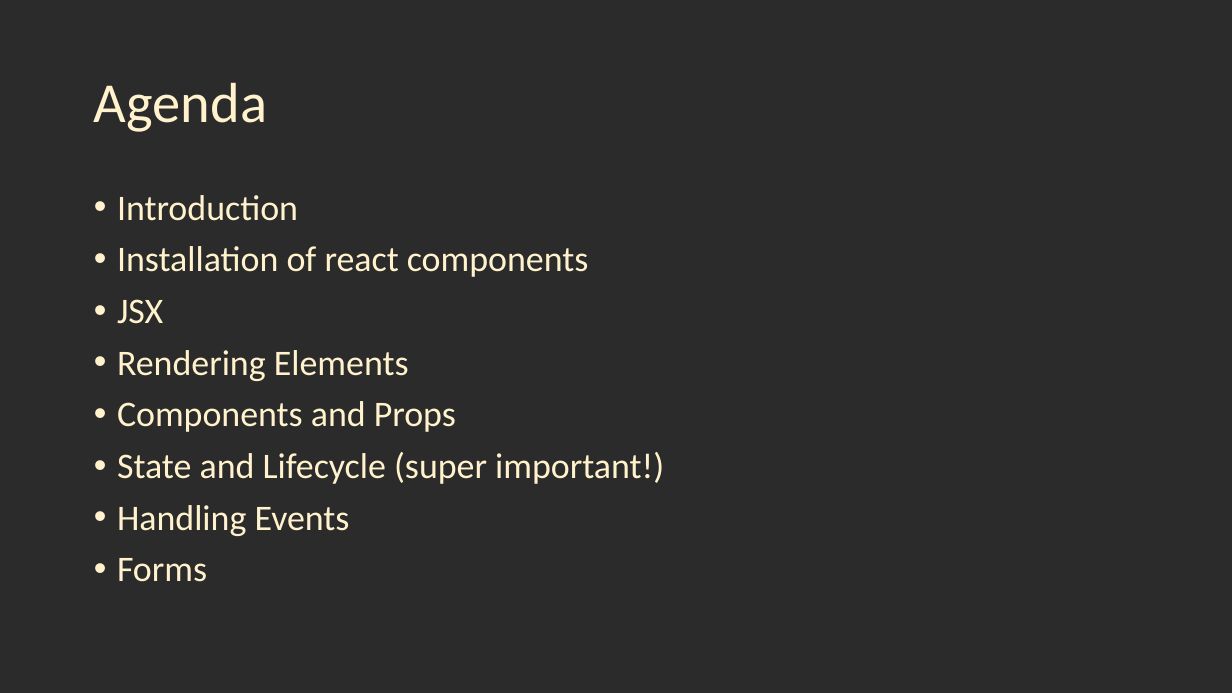
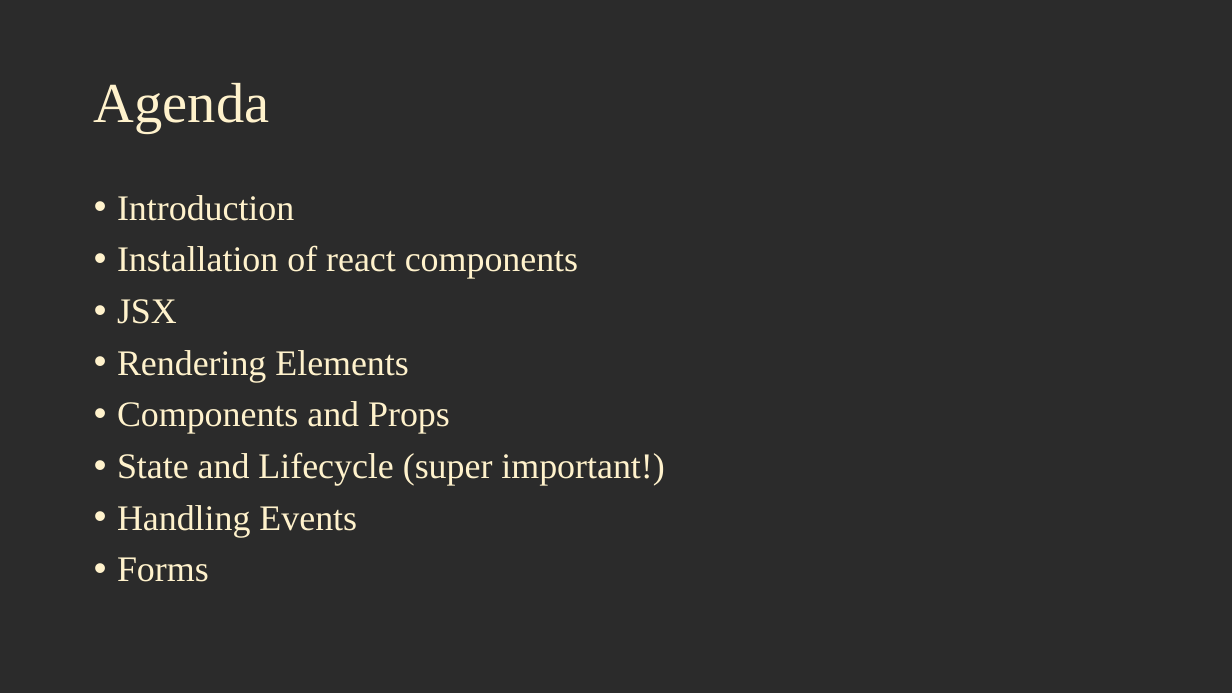
Before and after one commit to jscodebit/react_project, a slide deck: slide 3 of React Workshop.pptx. Drawn at 1232x693 pixels with LibreOffice and Linux fonts; fonts in the diff are those of the drawing; background and template pictures are left out; a plain dark background stands for a picture behind light text. Boxes give left, top, right and bottom in pixels: in the first picture for what was removed or moved away, otherwise in the second. Text is boxed around its words. In the diff, an @@ line names an element or a change of style, - is before the commit and + after.

```diff
--- a/React Workshop.pptx
+++ b/React Workshop.pptx
@@ title "Agenda" at [94, 83, 270, 133]: font Calibri to Times New Roman @@
@@ text "Introduction" at [117, 195, 664, 582]: font Calibri to Times New Roman @@
```
Also in this commit, not shown: 7 other slides changed.
